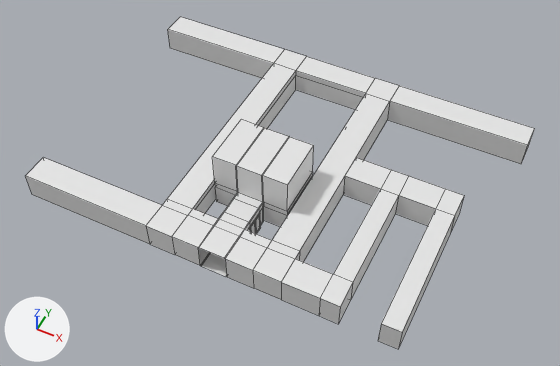
The Blender file Art/blender/erg_intior_1.blend, before and after one commit.
Both versions are drawn from a camera (50 mm lens) standing at (27.5, -37.2, 63.3) and looking at (2.5, 12.7, 1.0). The axes (+X, +Y, +Z) are drawn at lower left. The lights are the same throughout. Mesh edges are drawn as thin lines on the coarser meshes.

Script lines for the objects in view, before the commit:
```python
me_cube_003 = bpy.data.meshes.new('Cube.003')
me_cube_003.from_pydata(...)  # 206 vertices, 208 faces; spans x -21.0..25.0, y 0.0..31.0, z 0.0..7.0
ob_cube_004 = bpy.data.objects.new('Cube.004', me_cube_003)
ob_cube_004.location = (0.0, 0.0, 0.0)
```
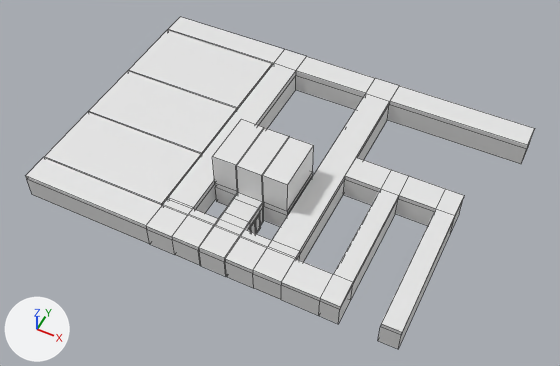
What differs and where, as boxes (x1, y1, x2, y2) in the pictures (560 x 366 px):
'Plane.013', added
    after: (44, 112, 201, 205)
'Plane.014', added
    after: (88, 71, 237, 155)
'Plane.015', added
    after: (128, 30, 272, 109)
part 1 of me_cube_003, built on
    both: (26, 30, 534, 349)

What changed in the scene script:
```text
Change me_cube_003:
    used by ob_cube_004; location = (0.0, 0.0, 0.0)
    remove me_cube_003.from_pydata(...)  # 206 vertices, 208 faces; spans x -21.0..25.0, y 0.0..31.0, z 0.0..7.0
    add me_cube_003.from_pydata(...)  # 276 vertices, 279 faces; spans x -21.0..25.0, y 0.0..31.0, z 0.0..7.0
    me_cube_003 part 1
    107 faces are deleted
    30 vertices are added at x -6.1..9.0, y 3.0..4.2, z 0.0..3.0
    40 new vertices lie (0.0, 0.0, -0.5) away from vertices in x -21.0..25.0, y 0.0..31.0, z 3.0
    178 new faces join them
Add me_plane_012:
    me_plane_012.from_pydata(...)  # a box spanning x -8.0..6.88, y -6.88..1.0, z 0.0..3.0
Add me_plane_014:
    me_plane_014.from_pydata(...)  # a box spanning x -8.0..6.88, y -6.88..1.88, z 0.0..3.0
Add ob_plane_013:
    ob_plane_013 = bpy.data.objects.new('Plane.013', me_plane_012)
    ob_plane_013.location = (-13.0, 10.0, 0.0)
Add ob_plane_014:
    ob_plane_014 = bpy.data.objects.new('Plane.014', me_plane_012.copy())
    ob_plane_014.location = (-13.0, 18.0, 0.0)
Add ob_plane_015:
    ob_plane_015 = bpy.data.objects.new('Plane.015', me_plane_014)
    ob_plane_015.location = (-13.0, 26.0, 0.0)
```
